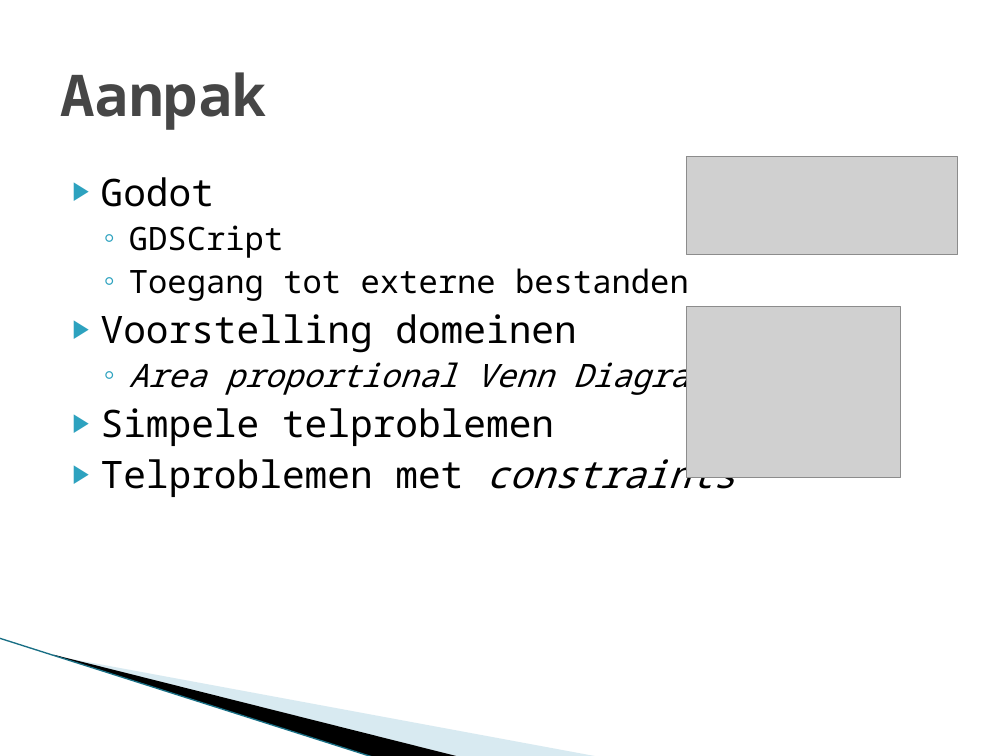
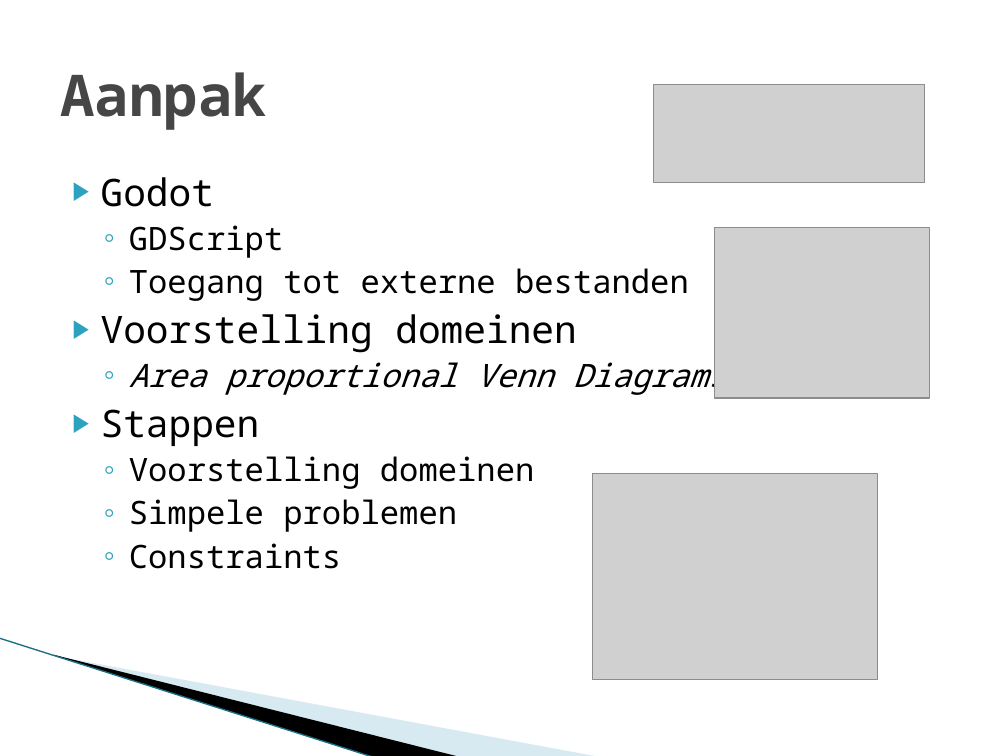
Before and after one commit to Mickaly13X/wv_project, a slide deck: slide 4 of Presentation II/Presentation.pptx. Drawn at 1008x756 pixels with LibreOffice and Linux fonts; fonts in the diff are those of the drawing; grey boxes stand for pictures; background and template pictures are left out. Boxes give left, top, right and bottom in pixels: in the first picture for what was removed or moved away, otherwise in the second. Text is boxed around its words. In the diff, an @@ line names an element or a change of style, - is before the commit and + after.

```diff
--- a/Presentation II/Presentation.pptx
+++ b/Presentation II/Presentation.pptx
@@ picture added at (653, 85, 924, 183) @@
@@ picture removed at (686, 156, 958, 255) @@
@@ text at (129, 225, 283, 258): text changed @@
-  ◦ GDSCript
+  ◦ GDScript
@@ picture: place and size @@
-picture at (686, 306, 901, 477)
+picture at (715, 227, 929, 397)
@@ text at (101, 409, 534, 569): text changed; size 27 to 23 pt @@
-▶ Simpele telproblemen
-▶ Telproblemen met constraints
+▶ Stappen
+  ◦ Voorstelling domeinen
+  ◦ Simpele problemen
+  ◦ Constraints
@@ picture added at (593, 473, 877, 679) @@
```
Also in this commit, not shown: 2 other slides changed, 1 other file.
